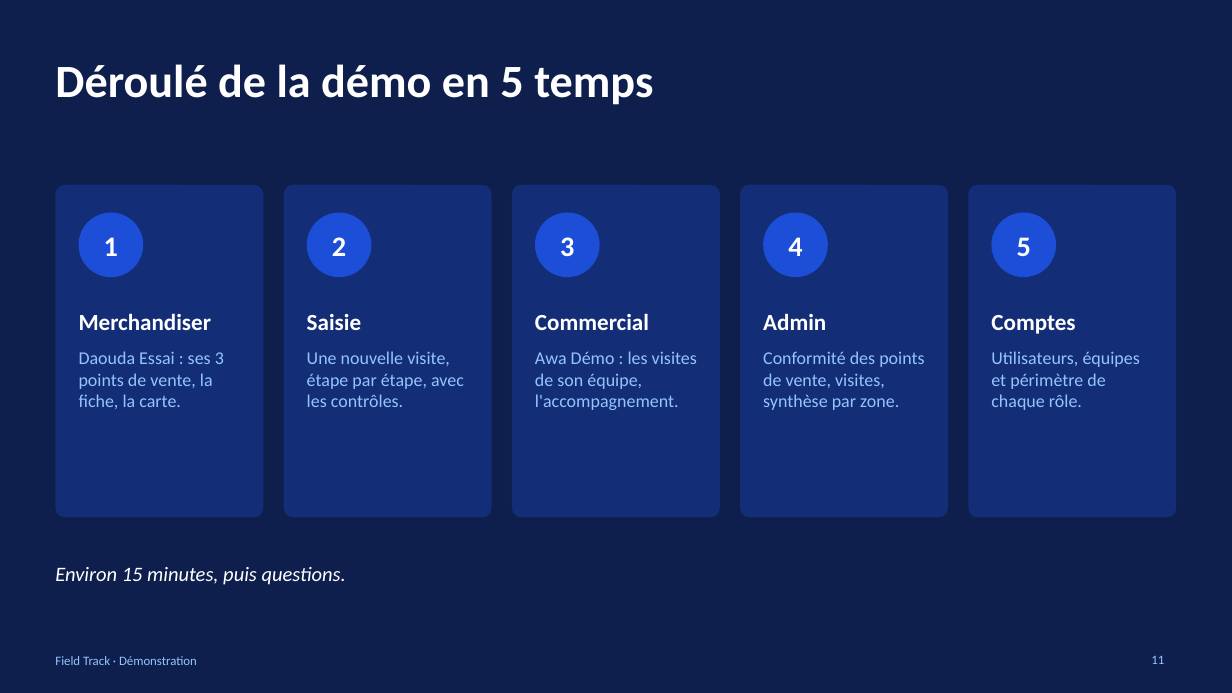
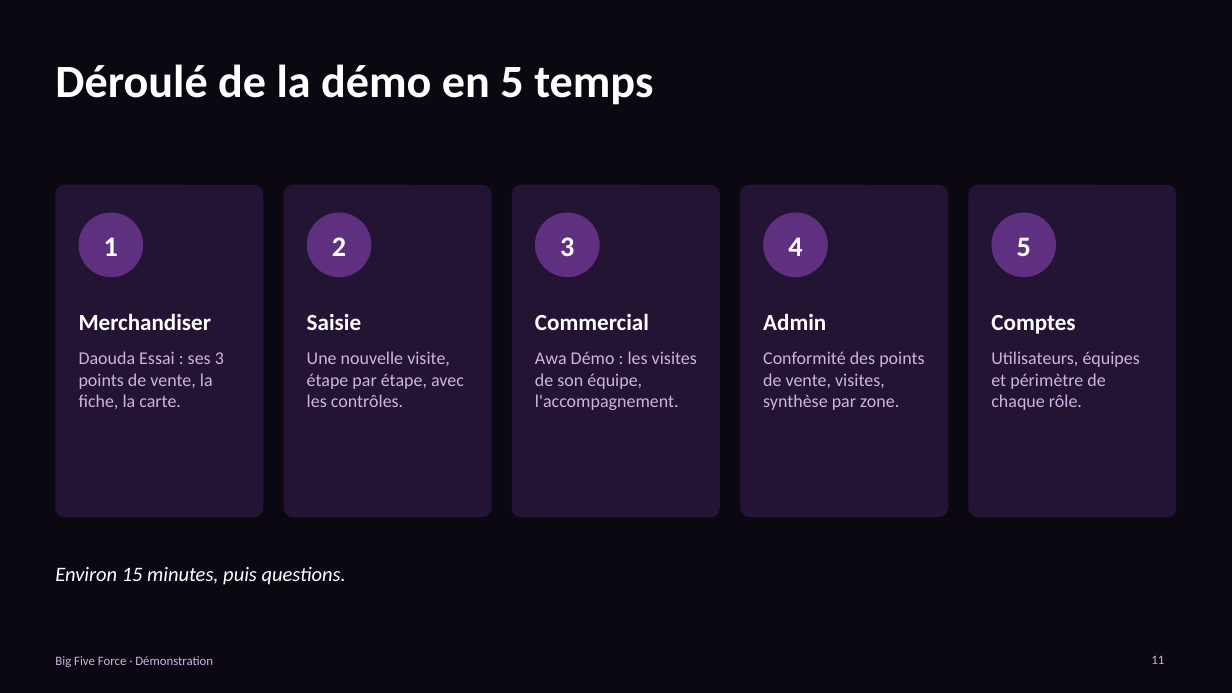
Before and after one commit to jhouedanou/frieslandv3, a slide deck: slide 11 of docs/DEMO-BIG-FIVE-FORCE.pptx. Drawn at 1232x693 pixels with LibreOffice and Linux fonts; fonts in the diff are those of the drawing. Boxes give left, top, right and bottom in pixels: in the first picture for what was removed or moved away, otherwise in the second. Text is boxed around its words. In the diff, an @@ line names an element or a change of style, - is before the commit and + after.

```diff
--- a/docs/DEMO-BIG-FIVE-FORCE.pptx
+++ b/docs/DEMO-BIG-FIVE-FORCE.pptx
@@ background #0F1F4D to #0B0812 @@
@@ fill #1D4ED8 at 30% opacity to #603080 at 30% opacity in 5 elements at <box>55,185,263,518</box>, <box>284,185,492,518</box>, <box>512,185,720,518</box>, <box>740,185,948,518</box>, <box>969,185,1177,518</box> @@
@@ fill #1D4ED8 to #603080 in 5 elements at <box>79,213,143,277</box>, <box>307,213,372,277</box>, <box>535,213,600,277</box>, <box>763,213,828,277</box>, <box>992,213,1056,277</box> @@
@@ text at <box>55,656,213,667</box>: text changed; text colour #93C5FD to #CDB3E1 @@
-Field Track · Démonstration
+Big Five Force · Démonstration
@@ text colour #93C5FD to #CDB3E1 in 6 elements at <box>79,351,224,409</box>, <box>307,351,464,407</box>, <box>535,351,697,410</box>, <box>763,351,924,410</box>, <box>991,351,1140,410</box>, <box>1151,655,1164,664</box> @@
```
Also in this commit, not shown: 10 other slides changed.
